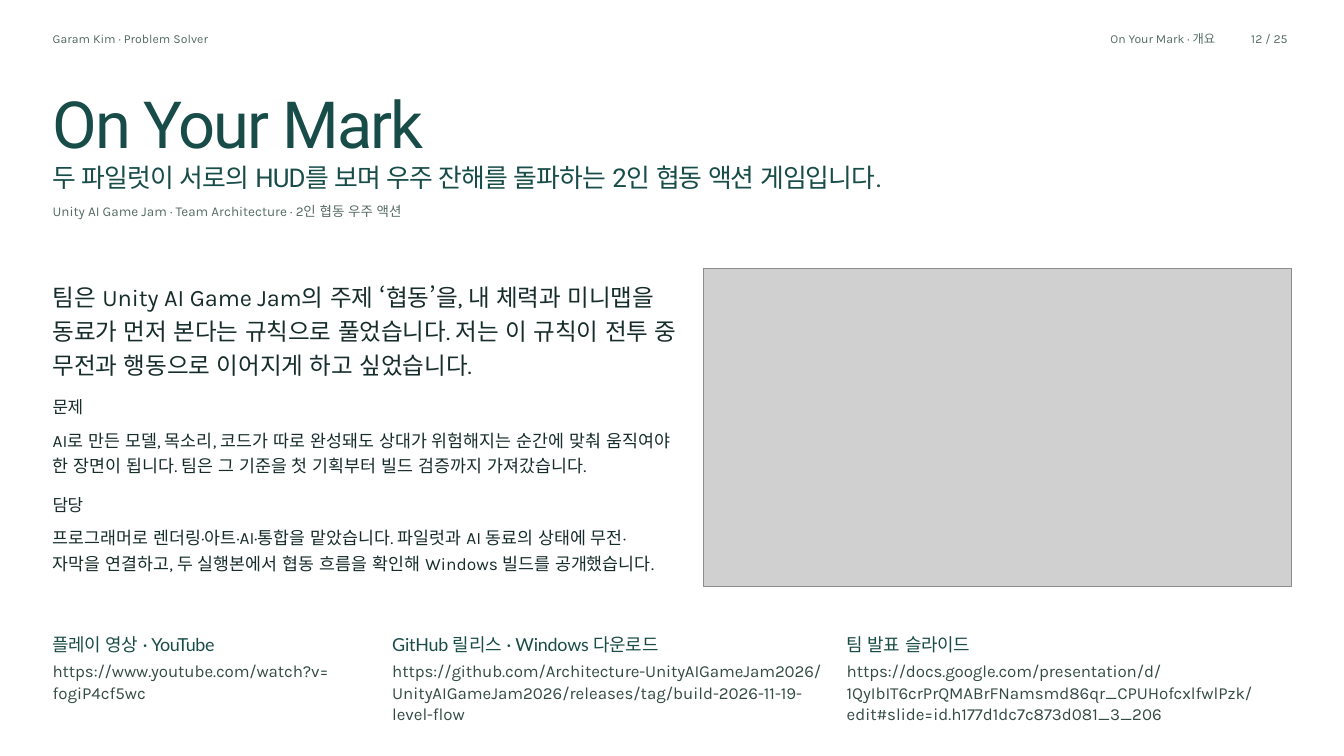
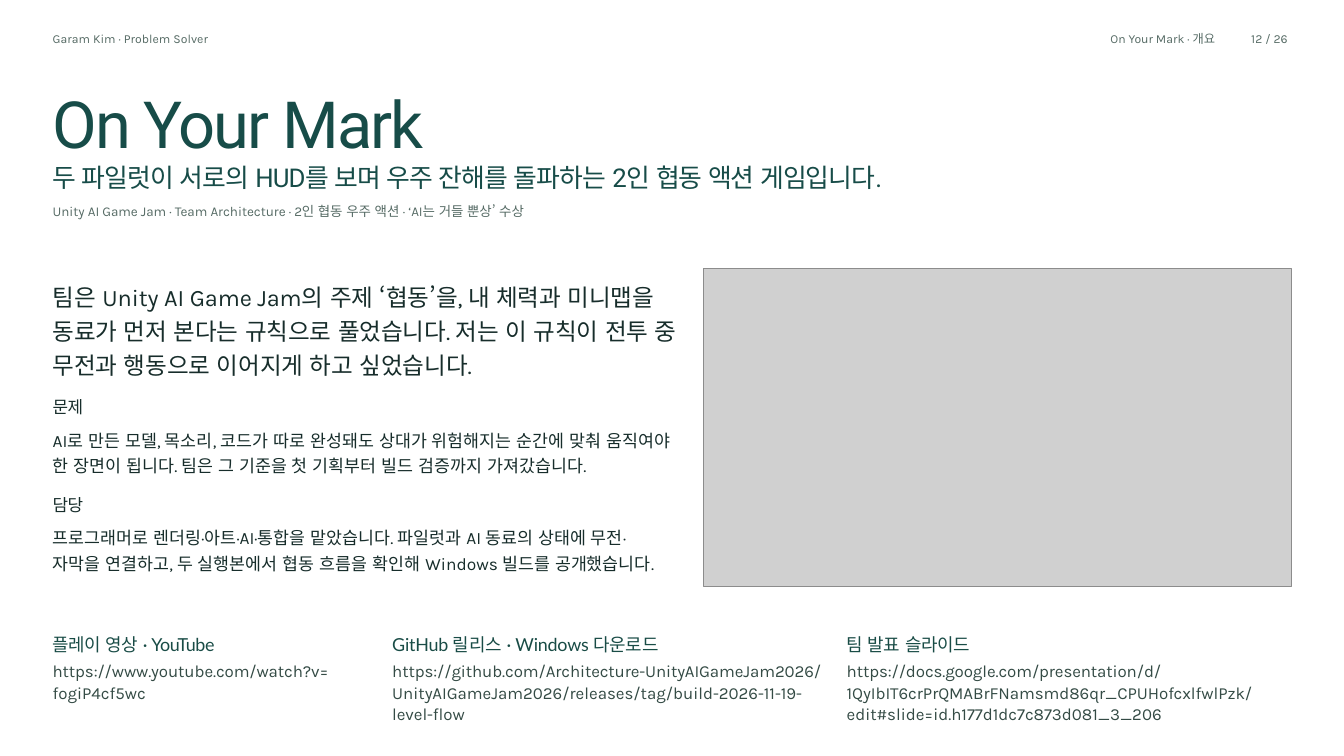
Before and after one commit to kgr0831/kgr0831.github.io, a slide deck: slide 12 of portfolio/pearlabyss/portfolio.pptx. Drawn at 1344x756 pixels with LibreOffice and Linux fonts; fonts in the diff are those of the drawing; grey boxes stand for pictures; background and template pictures are left out. Boxes give left, top, right and bottom in pixels: in the first picture for what was removed or moved away, otherwise in the second. Text is boxed around its words. In the diff, an @@ line names an element or a change of style, - is before the commit and + after.

Commit message:
Add the Unity AI Game Jam exhibition and team award to On Your Mark

```diff
--- a/portfolio/pearlabyss/portfolio.pptx
+++ b/portfolio/pearlabyss/portfolio.pptx
@@ text at box(1251, 35, 1288, 43): text changed @@
-12 / 25
+12 / 26
@@ text at box(53, 204, 524, 219): text changed @@
-Unity AI Game Jam · Team Architecture · 2인 협동 우주 액션
+Unity AI Game Jam · Team Architecture · 2인 협동 우주 액션 · ‘AI는 거들 뿐상’ 수상
```
Also in this commit, not shown: 24 other slides changed, 1 slide added, 5 other files.
